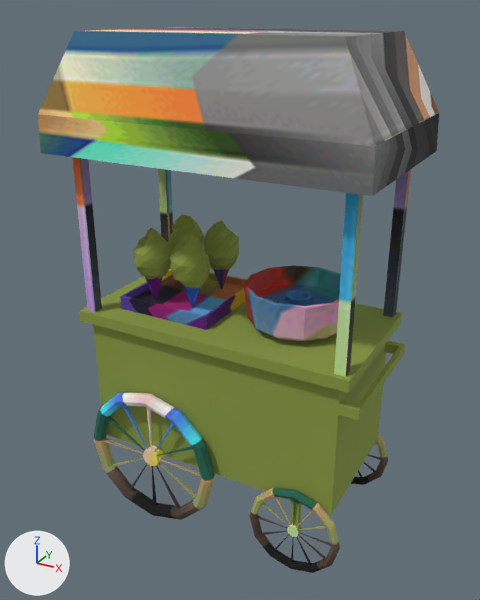
One commit to the FBX model TI3 - RockeFeller/Assets/3DAssets/CandyCart.fbx: the scene before it, then after it.
Rendered twice from a camera (50 mm lens) standing at (1.32, -2.39, 2.25) and looking at (0.01, -0.01, 1.05). The lights are fixed; the arrows at lower left show +X, +Y and +Z. The picture after the commit comes second. Where no turn or scale is listed for an object, it has been applied to the vertices.

Names of what the first picture shows: 'CandyCart'.
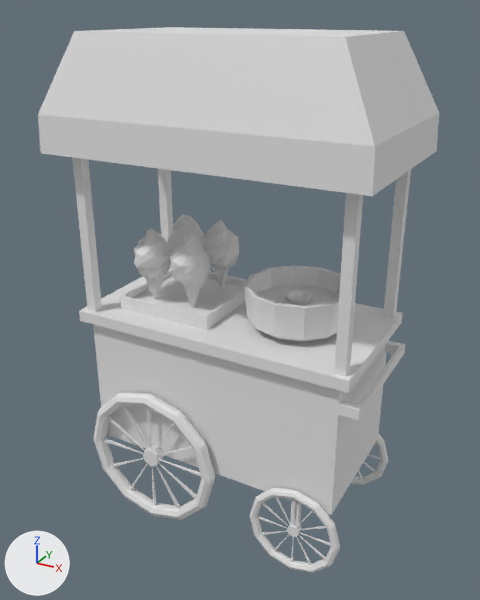
The newer file is also rescaled (x0.587) as a whole; pictures and numbers use the older file's frame.

Boxes [x1, y1, x2, y2] around the edits, measured in the pictures (480 x 600 px):
'CandyCart', recoloured (lighter): [38, 27, 439, 573] in both

The change, as a list of edits to the scene's bpy script:
```text
Change me_candycart:
    where me_candycart.from_pydata(...)  # 1868 vertices, 1808 faces; spans x -0.69..0.7, y -0.41..0.41, z -0.02..2.17
    remove me_candycart.materials.append(mat_celshading)  # picture img_gradienttexture_png
```
